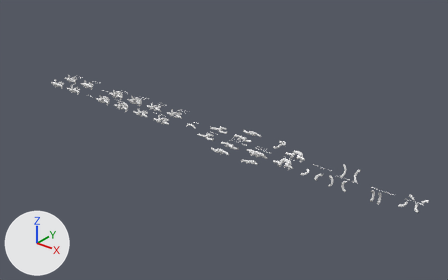
Before and after pictures for a commit that changed the Blender file block-library/blocks.blend.
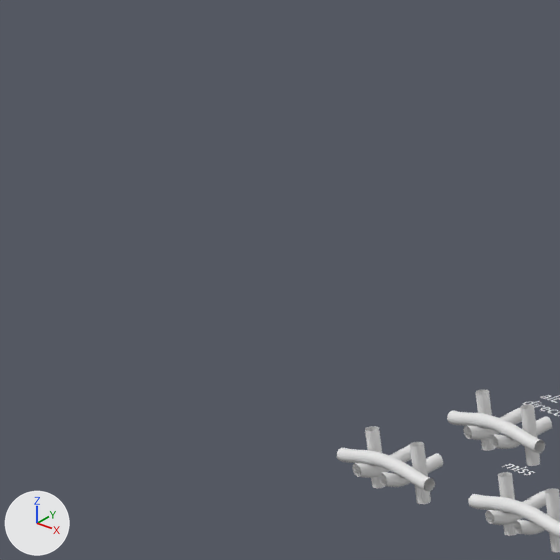
Old and new are each drawn whole from a 50 mm lens placed at (45.49, -41.75, 26.13), pointed at (9.68, 3.01, -1.62) and again close up on the part from 2% to 17% of the width and 10% to 34% of the height. The axes (+X, +Y, +Z) are drawn at lower left. The lights are the same throughout.

Names of what the first close-up shows: 'knit-yarn.031', 'knit-yarn.033', 'miss-yarn.031'.
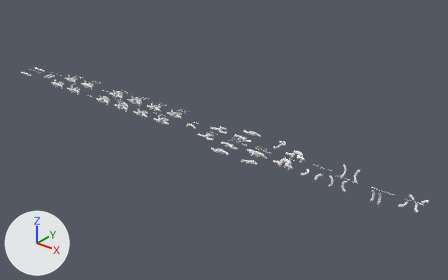
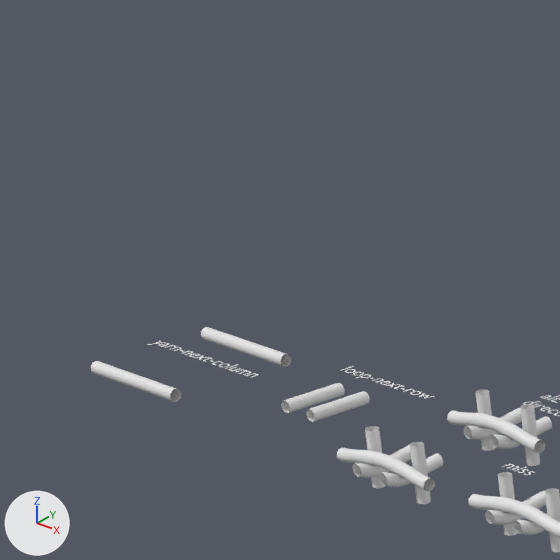
Diff of the bpy script that builds the scene:
```diff
--- a/block-library/blocks.blend.py
+++ b/block-library/blocks.blend.py
@@ cu_miss_y_only @@
+cu_miss_y_only = bpy.data.curves.new('miss-y-only', 'CURVE')
+cu_miss_y_only.dimensions = '3D'
+_sp = cu_miss_y_only.splines.new('BEZIER'); _sp.bezier_points.add(1)
+_sp.bezier_points.foreach_set('co', [-1.0, -0.222, 0.0, 1.0, -0.222, 0.0])
+_sp.bezier_points.foreach_set('handle_left', [-1.152, -0.222, 0.0, 0.664, -0.222, 0.0])
+_sp.bezier_points.foreach_set('handle_right', [-0.664, -0.222, 0.0, 1.06, -0.222, 0.0])
+for _p, _l, _r in zip(_sp.bezier_points, ['ALIGNED', 'ALIGNED'], ['ALIGNED', 'ALIGNED']): _p.handle_left_type = _l; _p.handle_right_type = _r
+_sp.order_u = 0
+_sp.order_v = 0
+cu_miss_y_only.bevel_depth = 0.1
+cu_miss_y_only.fill_mode = 'FULL'
@@ cu_miss_l_only @@
+cu_miss_l_only = bpy.data.curves.new('miss-l-only', 'CURVE')
+cu_miss_l_only.dimensions = '3D'
+_sp = cu_miss_l_only.splines.new('BEZIER'); _sp.bezier_points.add(1)
+_sp.bezier_points.foreach_set('co', [-0.3, -0.5, 0.0, -0.3, 0.5, 0.0])
+_sp.bezier_points.foreach_set('handle_left', [-0.3, -0.607, 0.0, -0.3, 0.37, 0.0])
+_sp.bezier_points.foreach_set('handle_right', [-0.3, -0.37, 0.0, -0.3, 0.582, 0.0])
+for _p, _l, _r in zip(_sp.bezier_points, ['ALIGNED', 'ALIGNED'], ['ALIGNED', 'ALIGNED']): _p.handle_left_type = _l; _p.handle_right_type = _r
+_sp.order_u = 0
+_sp.order_v = 0
+cu_miss_l_only.bevel_depth = 0.1
+cu_miss_l_only.fill_mode = 'FULL'
@@ txt_text_018 @@
+txt_text_018 = bpy.data.curves.new('Text.018', 'FONT')
+txt_text_018.body = 'loop-next-row'
@@ ob_text_020 @@
+ob_text_020 = bpy.data.objects.new('Text.020', txt_text_018)
+ob_text_020.location = (-17.01, 2.02, 0.0)
+ob_text_020.scale = (0.352, 0.352, 0.352)
@@ ob_knit_yarn_036 @@
+ob_knit_yarn_036 = bpy.data.objects.new('knit-yarn.036', cu_miss_y_only)
+ob_knit_yarn_036.parent = ob_yarn_next_column_001
+ob_knit_yarn_036.location = (0.0, 0.0, 0.0)
@@ ob_yarn_next_column_001 @@
+ob_yarn_next_column_001 = bpy.data.objects.new('yarn-next-column.001', me_block_cube)
+ob_yarn_next_column_001.location = (-19.0, 2.0, 0.0)
+ob_yarn_next_column_001.hide_set(True)  # wire or fog, not drawn
@@ ob_knit_yarn_035 @@
+ob_knit_yarn_035 = bpy.data.objects.new('knit-yarn.035', cu_miss_y_only)
+ob_knit_yarn_035.parent = ob_yarn_next_column
+ob_knit_yarn_035.location = (0.0, 0.0, 0.0)
@@ ob_yarn_next_column @@
+ob_yarn_next_column = bpy.data.objects.new('yarn-next-column', me_block_cube)
+ob_yarn_next_column.location = (-19.0, 0.0, 0.0)
+ob_yarn_next_column.hide_set(True)  # wire or fog, not drawn
@@ ob_knit_yarn_034 @@
+ob_knit_yarn_034 = bpy.data.objects.new('knit-yarn.034', cu_miss_l_only)
+ob_knit_yarn_034.parent = ob_loop_next_row
+ob_knit_yarn_034.location = (0.0, 0.0, 0.0)
+_m = ob_knit_yarn_034.modifiers.new('Mirror', 'MIRROR')
@@ ob_loop_next_row @@
+ob_loop_next_row = bpy.data.objects.new('loop-next-row', me_block_cube)
+ob_loop_next_row.location = (-16.0, 1.0, 0.0)
+ob_loop_next_row.hide_set(True)  # wire or fog, not drawn
```

Boxes [x1, y1, x2, y2] around the edits, measured in the close-ups (560 x 560 px):
'knit-yarn.034', added
    after: [281, 383, 370, 422]
'knit-yarn.035', added
    after: [91, 361, 181, 402]
'knit-yarn.036', added
    after: [201, 327, 291, 367]
'Text.020', added
    after: [341, 366, 435, 398]
